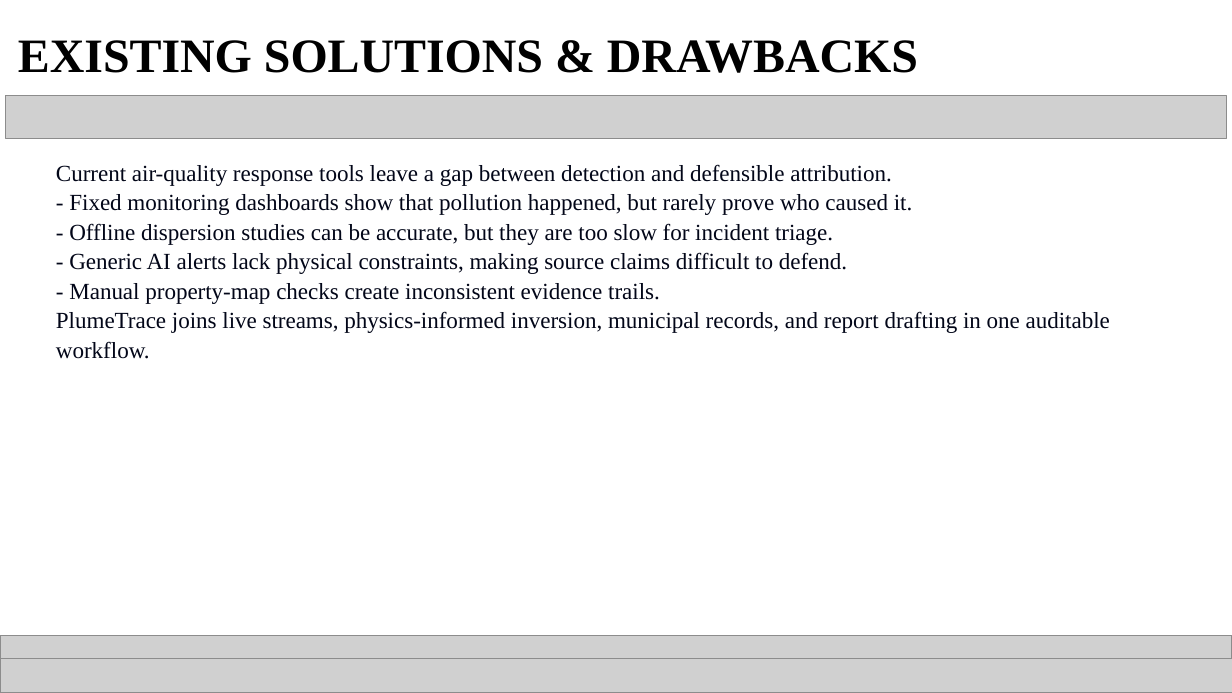
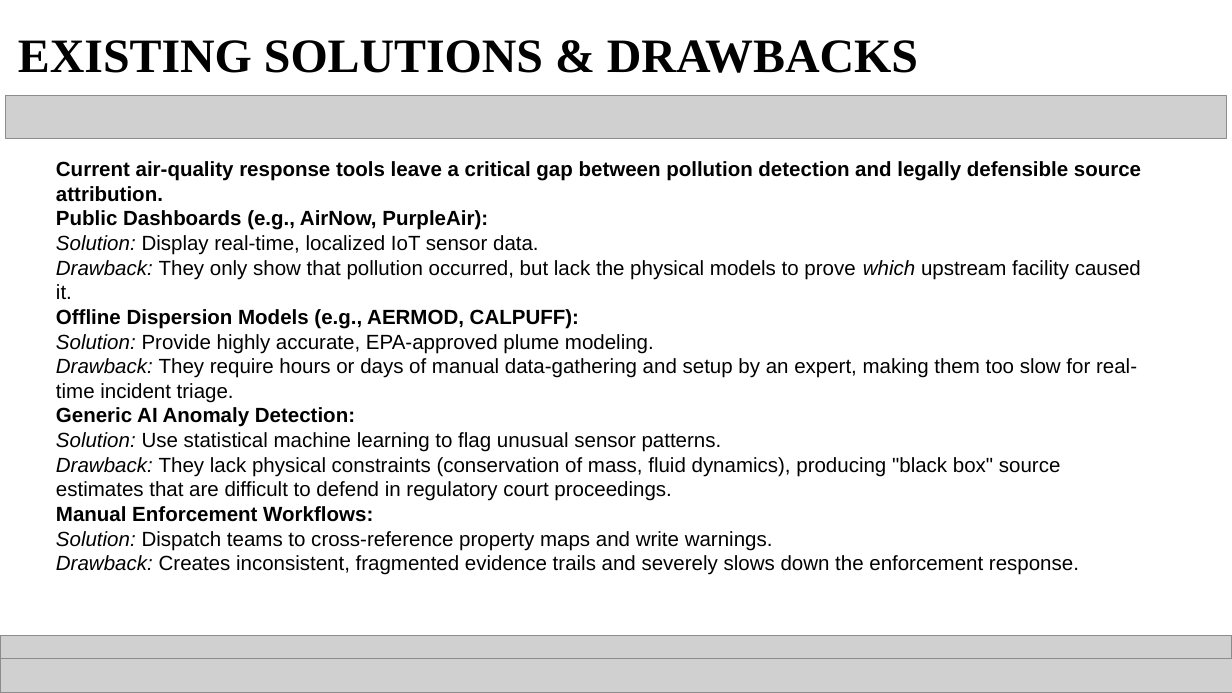
Before and after one commit to sudu787/Plumetrace, a slide deck: slide 5 of PlumeTrace_SmartAIthon_2026_Round1_Filled.pptx. Drawn at 1232x693 pixels with LibreOffice and Linux fonts; fonts in the diff are those of the drawing; grey boxes stand for pictures. Boxes give left, top, right and bottom in pixels: in the first picture for what was removed or moved away, otherwise in the second. Text is boxed around its words. In the diff, an @@ line names an element or a change of style, - is before the commit and + after.

Commit message:
Finalizing PlumeTrace project architecture, 4D PINN integration, and presentations

```diff
--- a/PlumeTrace_SmartAIthon_2026_Round1_Filled.pptx
+++ b/PlumeTrace_SmartAIthon_2026_Round1_Filled.pptx
@@ title at [56,161,1141,575]: text changed; size 13.5 to 12 pt; font Times New Roman to Arial; text colour #020618 to #000000 @@
-Current air-quality response tools leave a gap between detection and defensible attribution.
-- Fixed monitoring dashboards show that pollution happened, but rarely prove who caused it.
-- Offline dispersion studies can be accurate, but they are too slow for incident triage.
-- Generic AI alerts lack physical constraints, making source claims difficult to defend.
-- Manual property-map checks create inconsistent evidence trails.
-PlumeTrace joins live streams, physics-informed inversion, municipal records, and report drafting in one auditable workflow.
+Current air-quality response tools leave a critical gap between pollution detection and legally defensible source attribution.
+Public Dashboards (e.g., AirNow, PurpleAir):
+Solution: Display real-time, localized IoT sensor data.
+Drawback: They only show that pollution occurred, but lack the physical models to prove which upstream facility caused it.
+Offline Dispersion Models (e.g., AERMOD, CALPUFF):
+Solution: Provide highly accurate, EPA-approved plume modeling.
+Drawback: They require hours or days of manual data-gathering and setup by an expert, making them too slow for real-time incident triage.
+Generic AI Anomaly Detection:
+Solution: Use statistical machine learning to flag unusual sensor patterns.
+Drawback: They lack physical constraints (conservation of mass, fluid dynamics), producing "black box" source estimates that are difficult to defend in regulatory court proceedings.
+Manual Enforcement Workflows:
+Solution: Dispatch teams to cross-reference property maps and write warnings.
+Drawback: Creates inconsistent, fragmented evidence trails and severely slows down the enforcement response.
```
Also in this commit, not shown: 9 other slides changed, 1 slide added, 1 slide removed, 16 other files.
